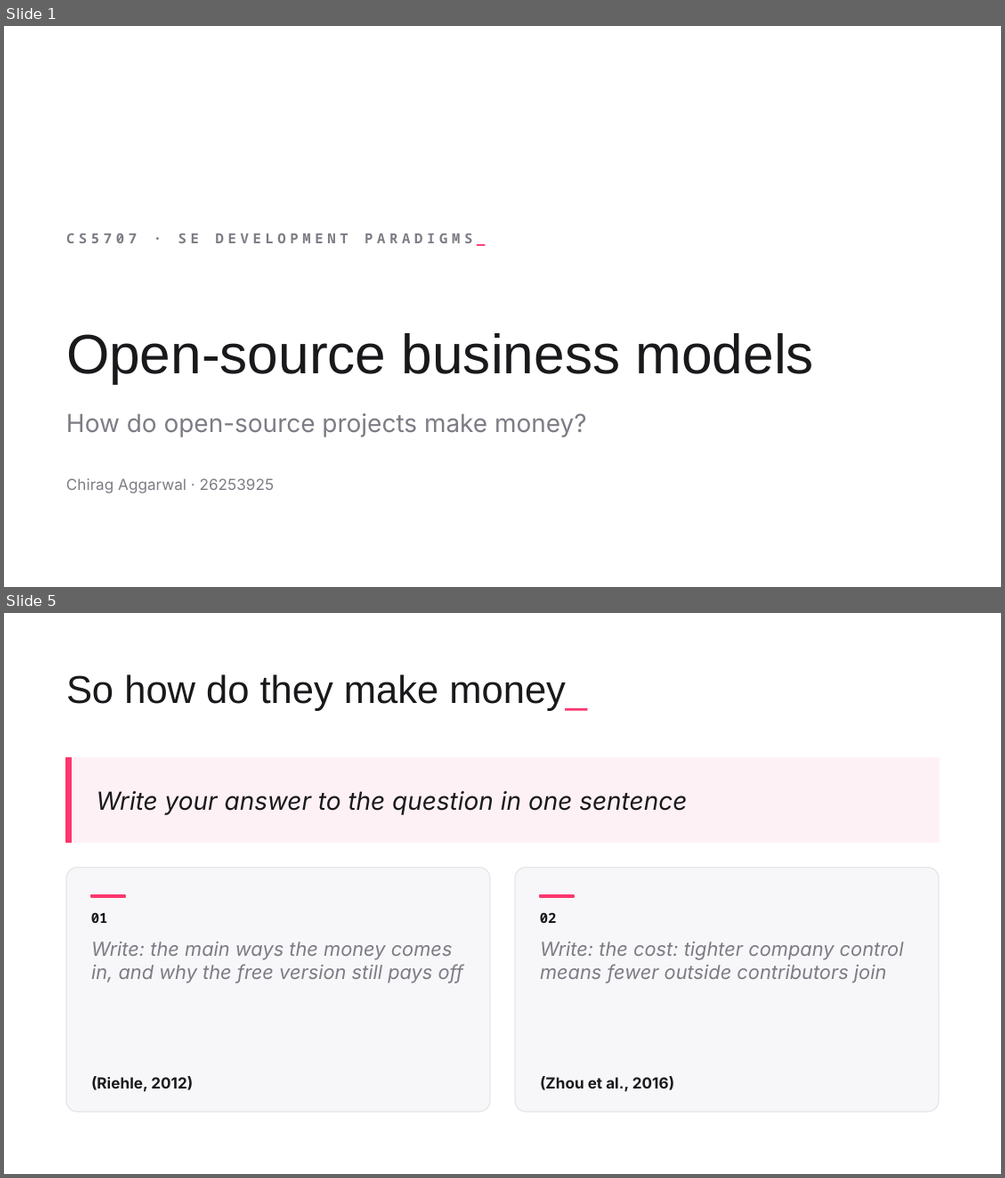
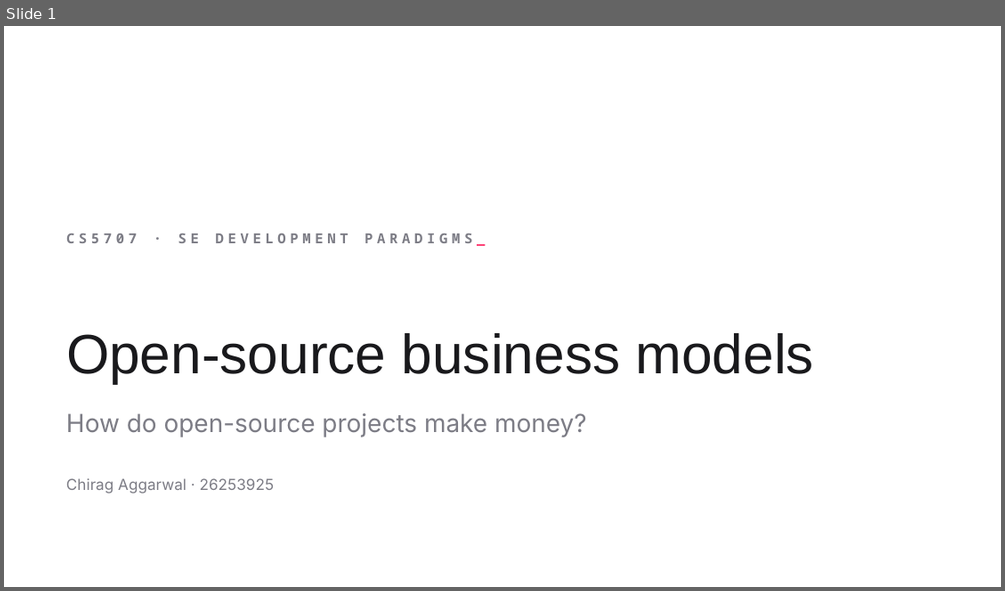
Before and after one commit to ChiragAgg5k/ul-university-notes, a slide deck: 2026-27/SEM1/CS5707 - SE Development Paradigms/Presentation/CS5707 Presentation - Chirag Aggarwal.pptx. Shown one above the other, each under a label of ours: slides 1 and 5 before the commit, slide 1 after it; the slides between them are not shown. The pictures are 1005x1178 and 1005x591 pixels, drawn with LibreOffice and Linux fonts; fonts in the diff are those of the drawing; background and template pictures are left out. Boxes give left, top, right and bottom in pixels: in the first picture for what was removed or moved away, otherwise in the second. Text is boxed around its words. In the diff, an @@ line names an element or a change of style, - is before the commit and + after.

```diff
--- a/2026-27/SEM1/CS5707 - SE Development Paradigms/Presentation/CS5707 Presentation - Chirag Aggarwal.pptx
+++ b/2026-27/SEM1/CS5707 - SE Development Paradigms/Presentation/CS5707 Presentation - Chirag Aggarwal.pptx
@@ slide 5 removed at box(4, 613, 1001, 1174), background picture (left out) @@
@@ title removed at box(66, 674, 587, 711) @@
-So how do they make money_
@@ rectangle removed at box(65, 757, 938, 843) @@
@@ rectangle removed at box(65, 757, 71, 843) @@
@@ text removed at box(97, 791, 687, 815) @@
-Write your answer to the question in one sentence
@@ rounded rectangle removed at box(65, 868, 489, 1111) @@
@@ rounded rectangle removed at box(514, 868, 938, 1111) @@
@@ rectangle removed at box(92, 895, 126, 897) @@
@@ rectangle removed at box(541, 895, 574, 897) @@
@@ text removed at box(91, 912, 108, 923) @@
-01
@@ text removed at box(540, 912, 557, 923) @@
-02
@@ text removed at box(91, 941, 464, 983) @@
-Write: the main ways the money comes in, and why the free version still pays off
@@ text removed at box(540, 941, 904, 983) @@
-Write: the cost: tighter company control means fewer outside contributors join
@@ text removed at box(91, 1076, 193, 1092) @@
-(Riehle, 2012)
@@ text removed at box(540, 1076, 674, 1092) @@
-(Zhou et al., 2016)
```
Also in this commit, not shown: 3 slides changed, 2 slides added, 1 other slide removed, 1 other file.
